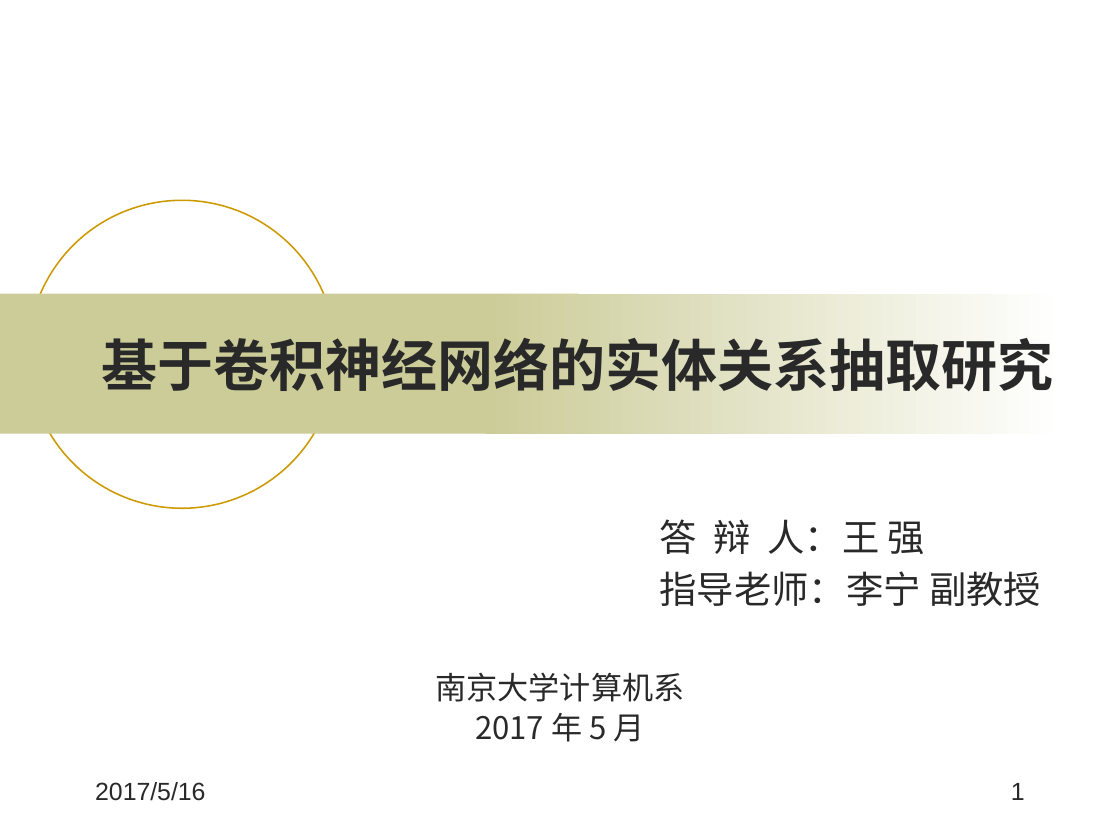
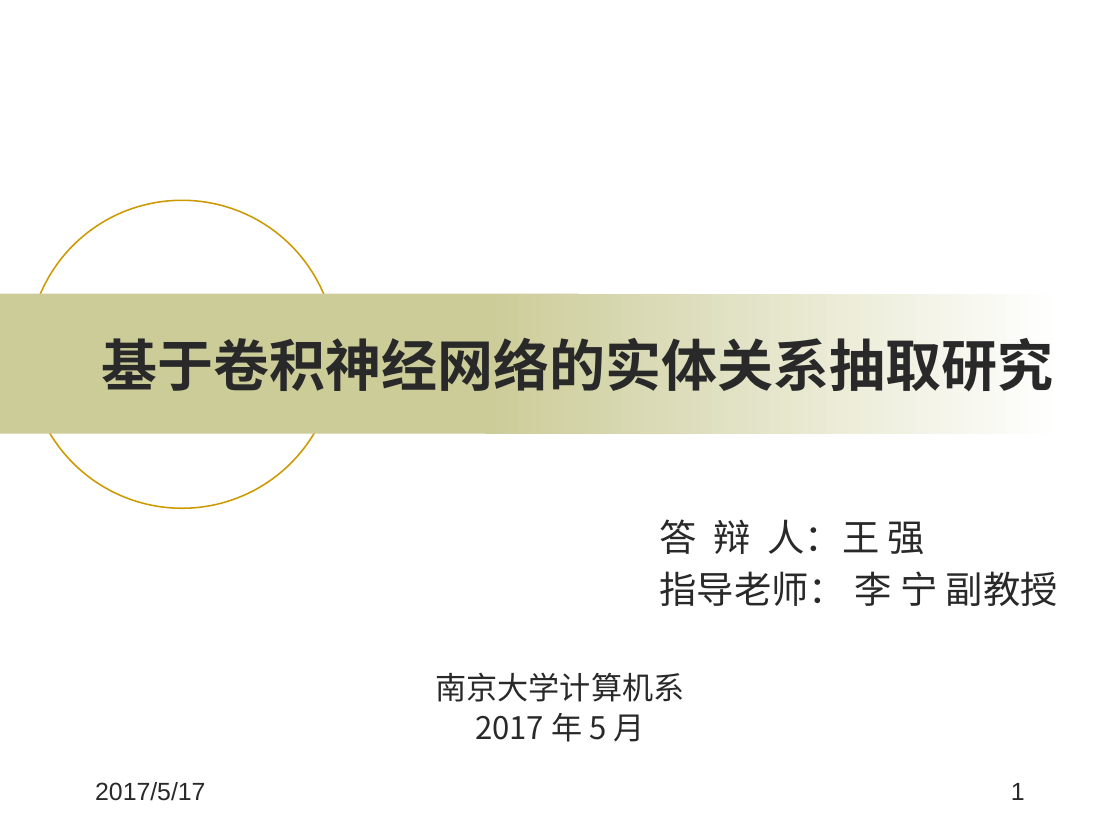
Before and after one commit to wqpod2g/paper, a slide deck: slide 1 of 毕业答辩ppt.pptx. Drawn at 1120x840 pixels with LibreOffice and Linux fonts; fonts in the diff are those of the drawing; background and template pictures are left out. Boxes give left, top, right and bottom in pixels: in the first picture for what was removed or moved away, otherwise in the second. Text is boxed around its words. In the diff, an @@ line names an element or a change of style, - is before the commit and + after.

Commit message:
ppt 5.1

```diff
--- a/毕业答辩ppt.pptx
+++ b/毕业答辩ppt.pptx
@@ subtitle at [659,571,1058,606]: spaces changed @@
-指导老师：李宁 副教授
+指导老师： 李 宁 副教授
@@ text at [95,782,205,801]: text changed @@
-2017/5/16
+2017/5/17
```
Also in this commit, not shown: 18 other slides changed, 1 slide added, 3 slides removed.
